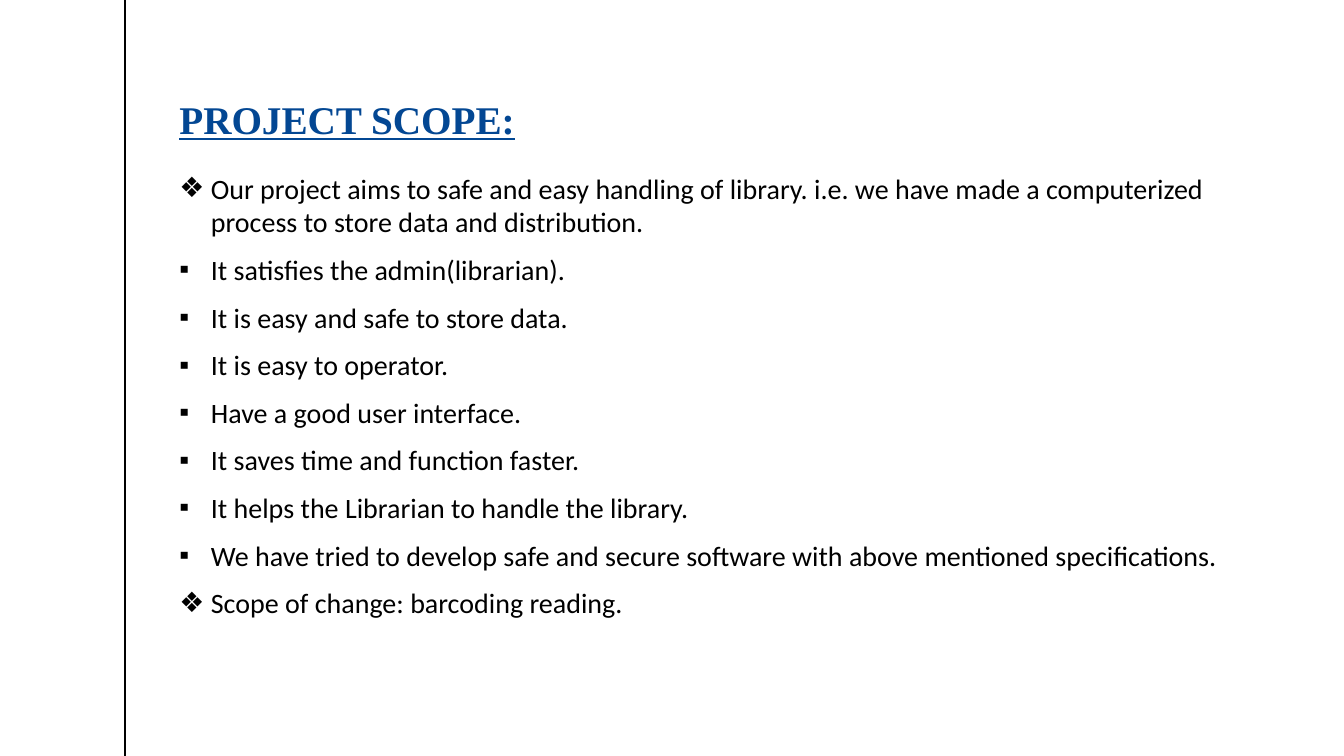
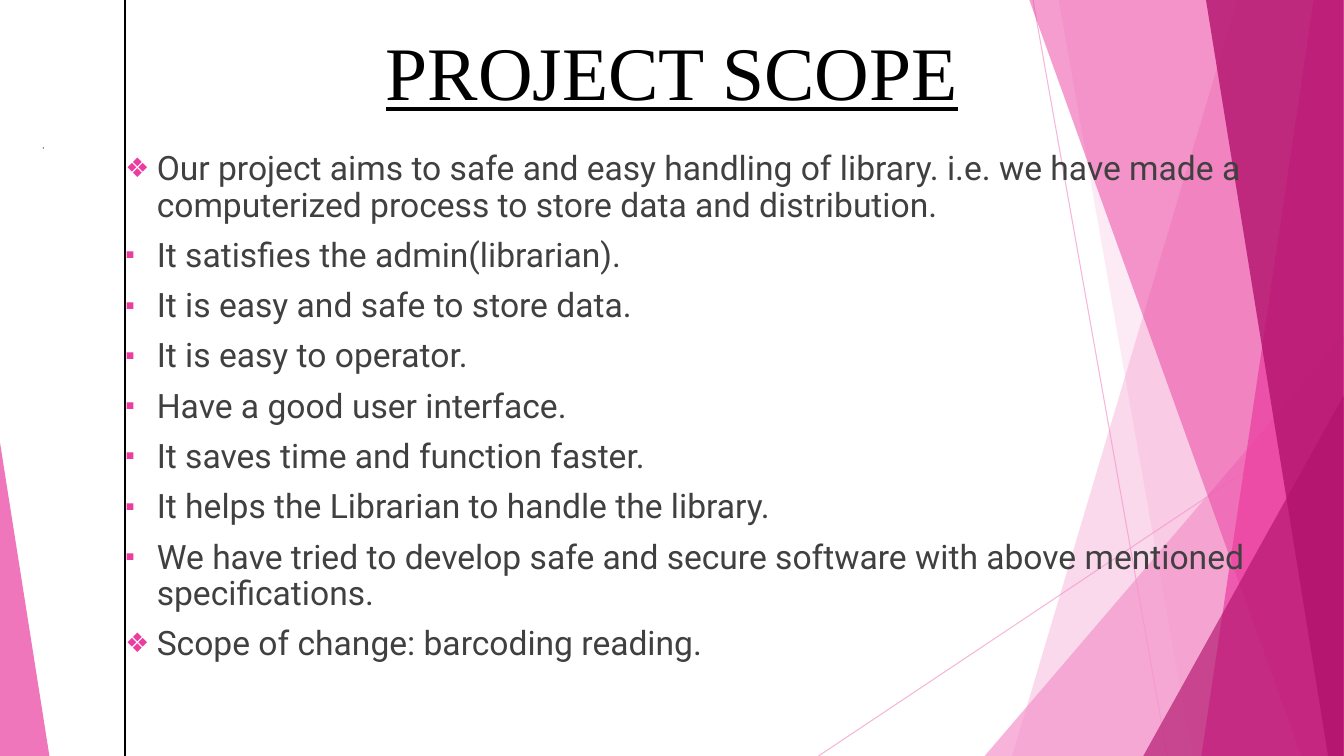
Before and after one commit to umangsaxena96/LibraryManangementSystem, a slide deck: slide 6 of DOCUMENTS/Library management system1.pptx (slide 7 before the commit). Drawn at 1344x756 pixels with LibreOffice and Linux fonts; fonts in the diff are those of the drawing. Boxes give left, top, right and bottom in pixels: in the first picture for what was removed or moved away, otherwise in the second. Text is boxed around its words. In the diff, an @@ line names an element or a change of style, - is before the commit and + after.

```diff
--- a/DOCUMENTS/Library management system1.pptx
+++ b/DOCUMENTS/Library management system1.pptx
@@ text "PROJECT SCOPE" at box(386, 50, 958, 111): vertical alignment bottom to top @@
@@ text at box(386, 50, 958, 111): text changed; size 28 to 54 pt; text colour #034793 to #000000; bold off @@
-PROJECT SCOPE:
+PROJECT SCOPE
@@ text "Our project aims to safe ...": place and size @@
-text "Our project aims to safe ..." at box(211, 179, 1216, 618)
+text "Our project aims to safe ..." at box(157, 150, 1244, 662)
@@ text "Our project aims to safe ..." at box(157, 150, 1244, 662): size 20 to 24 pt, font Calibri to Roboto, text colour #000000 to #404040; line spacing 1 to 0.9 @@
@@ group added at box(0, 0, 1344, 756): 5 freeform shapes, 3 triangles, 2 lines @@
```
Also in this commit, not shown: 11 other slides changed, 1 slide added, 15 slides removed, 14 other files.
